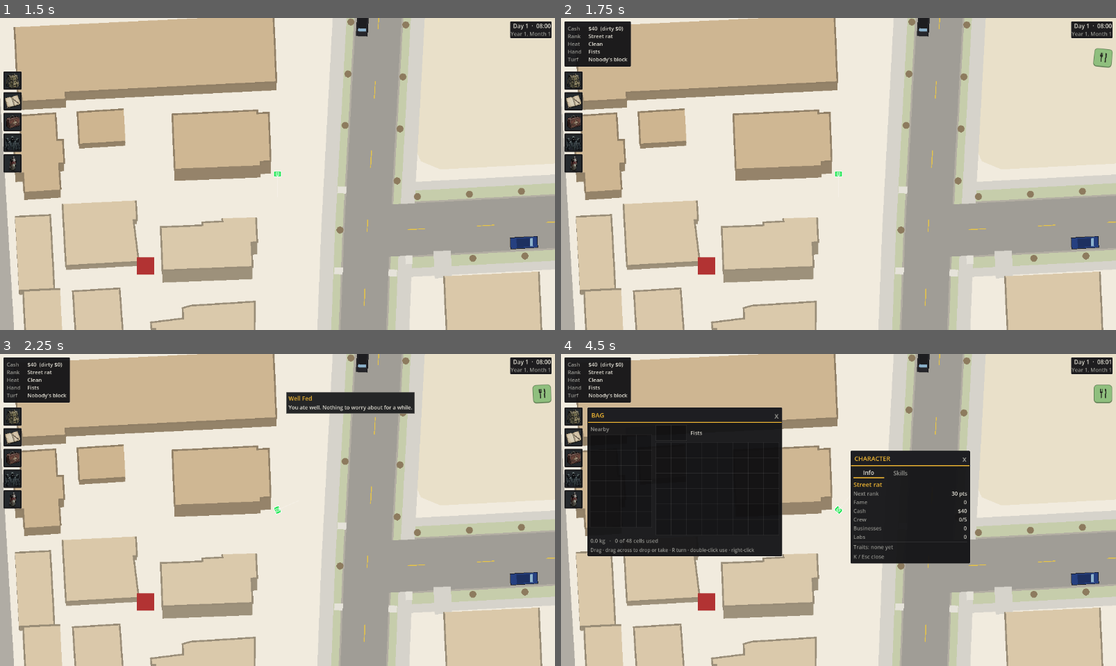
Above: before the commit, frames 1-4 (two rows, left to right).
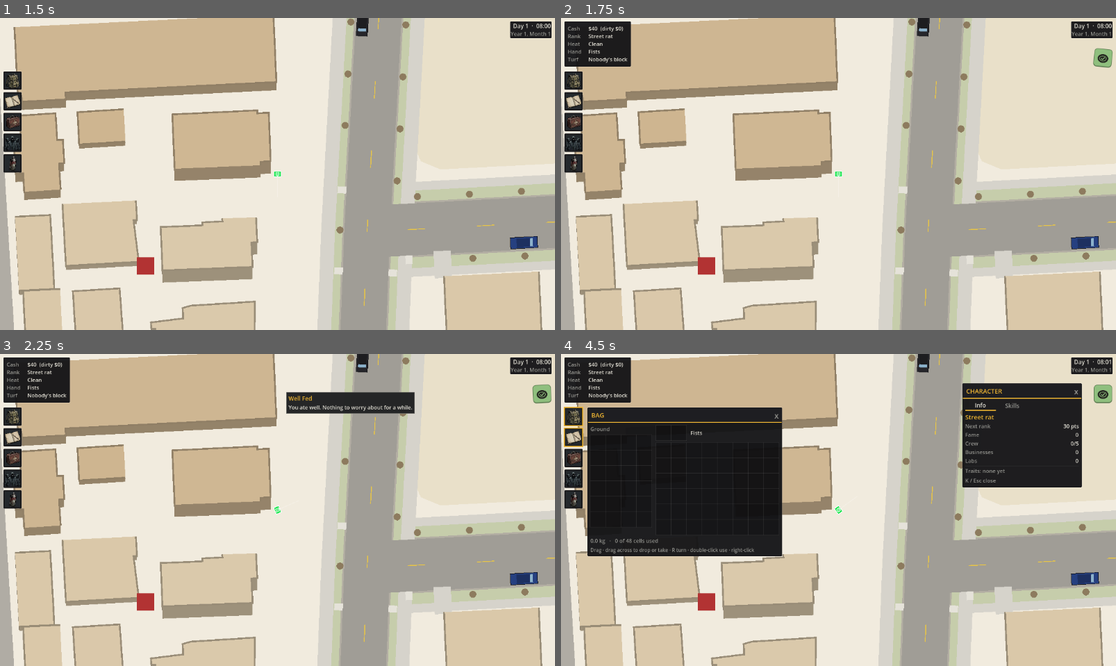
Above: after the commit, the same moments.

Repository: philippkasharov-bit/ganstoid
Game: Godot game, scene res://scenes/main.tscn
Two runs of this game, one before a commit and one after it. Both use one fixed random seed, a clock stepped at 60 frames per second and the inputs below.
Inputs (mouse positions are in pixels of both pictures, inside the frame that each line leads up to):
- Up to frame 1 (1.5 s): click (277, 167) at 0.52 s; click (277, 177) at 1.27 s
- Up to frame 2 (1.75 s): no input
- Up to frame 3 (2.25 s): click (543, 394) at 2.02 s
- Up to frame 4 (4.5 s): click (572, 416) at 2.77 s; click (572, 438) at 3.52 s; click "Info" at 4.25 s

Frame 1 is identical in both runs. In frame 2, less than 0.1% of the frame differs, in the area x 96-99%, y 11-15%; in frame 3, less than 0.1%; in frame 4, 15%, in the area x 0-99%, y 9-68%.

Commit message:
UIF2: polish pass: no duplicate cash; character and health windows dock right; Well Fed has its own icon; Nearby says Ground / Trunk; open windows light their left-bar button; bag hint only the first 3 opens; ground counts on dark pills
Co-Authored-By: Claude Opus 5.5 <noreply@anthropic.com>
Claude-Session: https://claude.ai/code/session_0181CUZ9xueroR9pN7WCQFBM

Diff:
--- a/core/render/character_window.gd
+++ b/core/render/character_window.gd
@@ -55,7 +55,7 @@
 	var rank := UiTheme.label(RankSystem.name_of(state.rank), UiTheme.FONT_TITLE, UiTheme.ACCENT)
 	_info.add_child(rank)
 	for line in [["Next rank", "%d pts" % RankSystem.to_next(_world, npc, state)], ["Fame", str(roundi(state.fame))],
-			["Cash", "$%d" % npc.cash], ["Crew", "%d/%d" % [state.crew_ids.size(), CrewSystem.MAX_CREW]],
+			["Crew", "%d/%d" % [state.crew_ids.size(), CrewSystem.MAX_CREW]],
 			["Businesses", str(BusinessSystem.count_owned(_world))], ["Labs", str(ProductionSystem.count_grow_houses(_world))]]:
 		_info.add_child(_stat_row(line[0], line[1]))
 	_info.add_child(UiTheme.divider())
--- a/core/render/ground_view.gd
+++ b/core/render/ground_view.gd
@@ -28,5 +28,8 @@
 		draw_circle(at, SIZE * 0.7, Color(0, 0, 0, 0.55))
 		var kind: String = ItemCatalog.item(pile["id"]).get("kind", "goods")
 		ItemArt.draw(self, pile["id"], Rect2(at - Vector2(SIZE, SIZE) * 0.5, Vector2(SIZE, SIZE)), InventoryWindow.KIND_COLOURS.get(kind, Color.WHITE), false)
-		if int(pile["n"]) > 1:
-			draw_string(ThemeDB.fallback_font, at + Vector2(SIZE * 0.6, SIZE * 0.6), "x%d" % int(pile["n"]), HORIZONTAL_ALIGNMENT_LEFT, -1, 9, UiTheme.ACCENT)
+		if int(pile["n"]) > 1:   # UIF2: the count on a dark pill, readable on the bright map
+			var text := "%d" % int(pile["n"])
+			var pill := Rect2(at + Vector2(SIZE * 0.45, SIZE * 0.2), Vector2(8 + 6 * text.length(), 12))
+			draw_rect(pill, Color(0, 0, 0, 0.7))
+			draw_string(ThemeDB.fallback_font, pill.position + Vector2(4, 10), text, HORIZONTAL_ALIGNMENT_LEFT, -1, 9, UiTheme.TEXT)
--- a/core/render/hud.gd
+++ b/core/render/hud.gd
@@ -52,10 +52,11 @@
 	moodles.setup(_world)
 	var skills := CharacterWindow.new()
 	get_parent().add_child.call_deferred(skills)
-	skills.setup(_world, Vector2(600, 200))
+	var right := get_viewport().get_visible_rect().size.x
+	skills.setup(_world, Vector2(right - 320, 60))   # UIF2: docked right, like Zomboid
 	var health := HealthWindow.new()   # HP1: H
 	get_parent().add_child.call_deferred(health)
-	health.setup(_world, Vector2(54, 110))
+	health.setup(_world, Vector2(right - 400, 330))
 	var bar := SideBar.new()
 	get_parent().add_child.call_deferred(bar)
 	bar.setup(_world)
--- a/core/render/inventory_window.gd
+++ b/core/render/inventory_window.gd
@@ -18,7 +18,10 @@
 
 var _world: World
 var _hands := UiTheme.label("", UiTheme.FONT_SMALL)
-var _hand_slot := BagGridView.new()   # UIF1: a real slot, Tarkov/DayZ-style
+var _hand_slot := BagGridView.new()
+var _hint: Label
+static var _opens := 0
+const HINT_OPENS := 3   # UIF2: the how-to line shows the first few times only   # UIF1: a real slot, Tarkov/DayZ-style
 var _grid := BagGridView.new()
 var _loose := UiTheme.label("", UiTheme.FONT_SMALL, UiTheme.BAD)
 var _weight_text := UiTheme.label("", UiTheme.FONT_SMALL, UiTheme.DIM)
@@ -27,6 +30,7 @@
 var _menu_item: StringName = &""
 var _key := ""
 var _near := BagGridView.new()
+var _near_title: Label
 var _menu_src := {}
 const NEAR_COLS := 4
 
@@ -56,7 +60,8 @@
 	_loose.custom_minimum_size.x = _grid.custom_minimum_size.x + _near.custom_minimum_size.x
 	body.add_child(_loose)
 	body.add_child(_weight_text)
-	body.add_child(UiTheme.label("Drag · drag across to drop or take · R turn · double-click use · right-click", 10, UiTheme.DIM))
+	_hint = UiTheme.label("Drag · drag across to drop or take · R turn · double-click use · right-click", 10, UiTheme.DIM)
+	body.add_child(_hint)
 	_wire_grid()
 	visible = false
 
@@ -84,7 +89,11 @@
 
 func _process(_delta: float) -> void:
 	var state := _state()
-	visible = state != null and state.inventory_open and state.store_id == &""
+	var now := state != null and state.inventory_open and state.store_id == &""
+	if now and not visible:
+		_opens += 1
+		_hint.visible = _opens <= HINT_OPENS
+	visible = now
 	if not visible:
 		_tip.hide_tip()
 		_menu.visible = false
@@ -96,6 +105,7 @@
 		_key = key
 		_rebuild(state)
 		_near.show_piles(Vicinity.layout(near, NEAR_COLS, BagGrid.ROWS))
+		_near_title.text = _near_heading(near)
 
 func _rebuild(state: PlayerStateData) -> void:
 	BagGrid.sync(state)
@@ -177,11 +187,20 @@
 ## INV6: the Nearby grid (DayZ vicinity), same look as the bag.
 func _vicinity_pane() -> VBoxContainer:
 	var pane := VBoxContainer.new()
-	var title := UiTheme.label("Nearby", UiTheme.FONT_SMALL, UiTheme.DIM)
-	pane.add_child(title)
+	_near_title = UiTheme.label("Nearby", UiTheme.FONT_SMALL, UiTheme.DIM)
+	pane.add_child(_near_title)
 	_near.resize_grid(NEAR_COLS, BagGrid.ROWS)
 	pane.add_child(_near)
 	return pane
+
+## "Ground" / "Trunk" / "Ground + trunk": where the Nearby items are.
+static func _near_heading(near: Array) -> String:
+	var kinds := {}
+	for src in near:
+		kinds[src["kind"]] = true
+	if kinds.has("ground") and kinds.has("trunk"):
+		return "Ground + trunk"
+	return "Trunk" if kinds.has("trunk") else "Ground"
 
 func _take(i: int, n: int) -> void:
 	_state().ui_move = {"op": "take", "src": _near.piles[i]["src"], "n": n}
--- a/core/render/moodles.gd
+++ b/core/render/moodles.gd
@@ -52,7 +52,7 @@
 		if lvl > 0:
 			out.append([n[0], n[2][lvl - 1], lvl, false, n[3], n[4]])
 	if npc.hunger > 0.95:
-		out.append(["hunger", "Well Fed", 1, true, "You ate well. Nothing to worry about for a while.", ""])
+		out.append(["well_fed", "Well Fed", 1, true, "You ate well. Nothing to worry about for a while.", ""])
 	_problems(out, npc, state)
 	return out
 
--- a/core/render/side_bar.gd
+++ b/core/render/side_bar.gd
@@ -16,6 +16,8 @@
 
 
 var _world: World
+var _idle_box := UiTheme.window_box()
+var _active_box := UiTheme.box(UiTheme.BG, UiTheme.ACCENT, 2)
 
 func setup(world: World) -> void:
 	_world = world
@@ -41,7 +43,7 @@
 	b.add_theme_font_size_override("font_size", UiTheme.FONT_SMALL)
 	b.add_theme_color_override("font_color", UiTheme.TEXT)
 	b.add_theme_color_override("font_hover_color", UiTheme.ACCENT)
-	b.add_theme_stylebox_override("normal", UiTheme.window_box())
+	b.add_theme_stylebox_override("normal", _idle_box)
 	b.add_theme_stylebox_override("hover", UiTheme.box(UiTheme.BG_HEADER, UiTheme.ACCENT))
 	b.add_theme_stylebox_override("pressed", UiTheme.box(UiTheme.BG_ROW_SELECT, UiTheme.ACCENT))
 	b.tooltip_text = "%s (%s)" % [label, key]
@@ -55,5 +57,27 @@
 	Input.action_release(action)
 
 ## UIF1: hidden until a life has begun (the difficulty choice comes first).
+## UIF2: the button of an open window gets the gold frame.
 func _process(_delta: float) -> void:
 	visible = _world != null and GameRules.of(_world) != null
+	if not visible:
+		return
+	var open := _open_windows()
+	for i in get_child_count():
+		var b := get_child(i) as Button
+		if b != null:
+			b.add_theme_stylebox_override("normal", _active_box if open.has(BUTTONS[i][0]) else _idle_box)
+
+## Button labels whose window is showing right now.
+func _open_windows() -> Dictionary:
+	var out := {}
+	for n in get_parent().get_children():
+		if n is InventoryWindow and n.visible:
+			out["Bag"] = true
+		elif n is CharacterWindow and n.visible:
+			out["Character"] = true
+		elif n is HealthWindow and n.visible:
+			out["Health"] = true
+		elif n is CrewRoster and n.visible:
+			out["Crew"] = true
+	return out
Binary file added: art/ui/needs/well_fed.png
Not shown, added: debug/verify_body_parts.gd.uid
